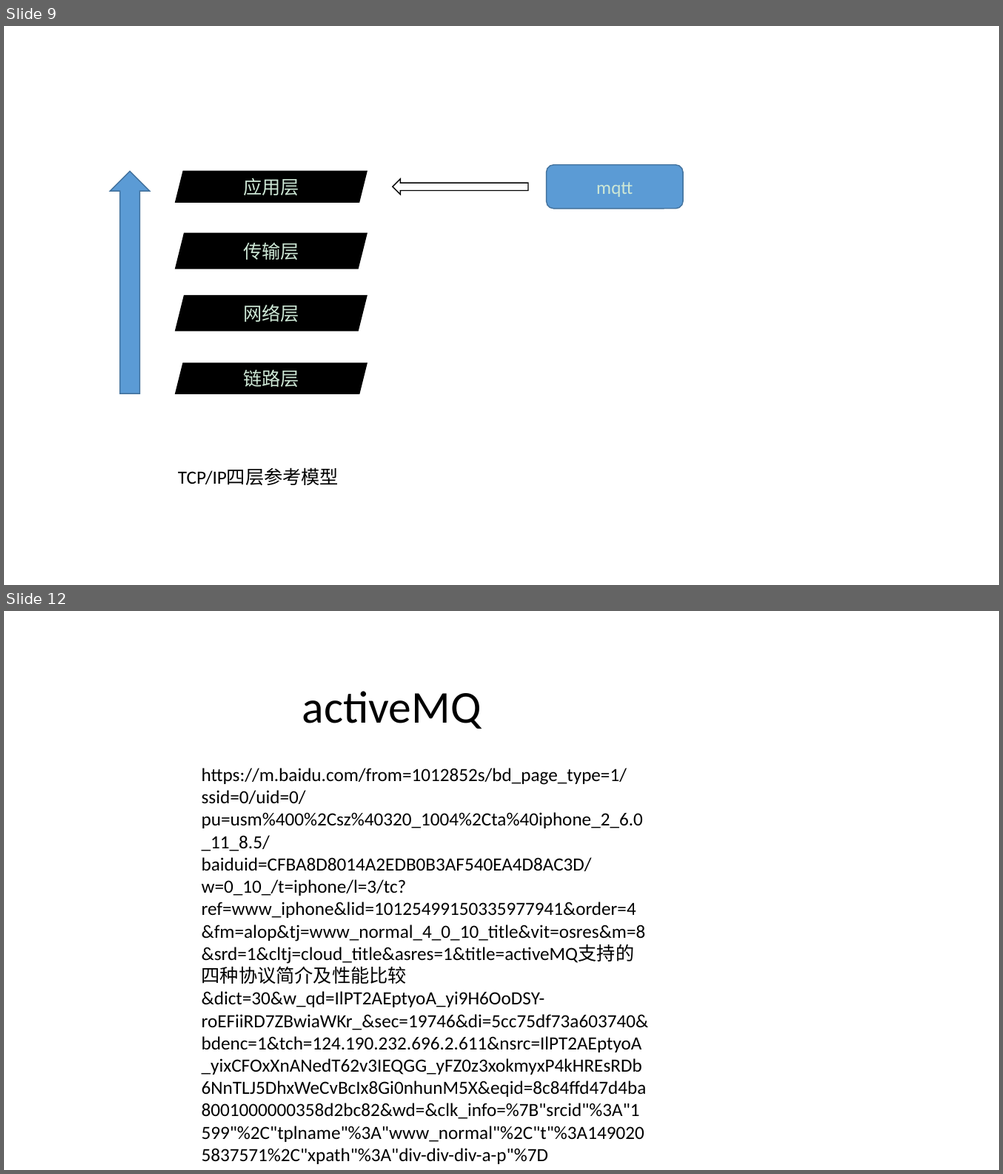
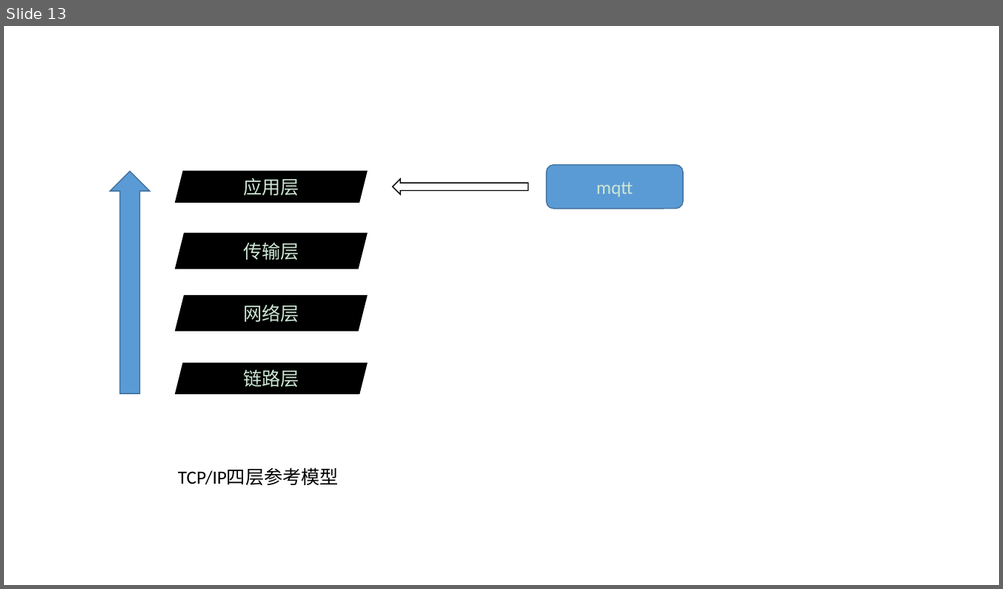
Before and after one commit to fanhuajun/notes, a slide deck: linux/MQTT.pptx. Shown one above the other, each under a label of ours: slides 9 and 12 before the commit, slide 13 after it; the slides between them are not shown. The pictures are 1003x1174 and 1003x589 pixels, drawn with LibreOffice and Linux fonts; fonts in the diff are those of the drawing. Boxes give left, top, right and bottom in pixels: in the first picture for what was removed or moved away, otherwise in the second. Text is boxed around its words. In the diff, an @@ line names an element or a change of style, - is before the commit and + after.

```diff
--- a/linux/MQTT.pptx
+++ b/linux/MQTT.pptx
@@ slide 12 removed at bbox=[4, 611, 999, 1170], background #CDE7D5 @@
@@ text removed at bbox=[302, 691, 481, 729] @@
-activeMQ
@@ text removed at bbox=[202, 768, 649, 1165] @@
-https://m.baidu.com/from=1012852s/bd_page_type=1/ssid=0/uid=0/pu=usm%400%2Csz%40320_1004%2Cta%40iphone_2_6.0_11_8.5/baiduid=CFBA8D8014A2EDB0B3AF540EA4D8AC3D/w=0_10_/t=iphone/l=3/tc?ref=www_iphone&lid=10125499150335977941&order=4&fm=alop&tj=www_normal_4_0_10_title&vit=osres&m=8&srd=1&cltj=cloud_title&asres=1&title=activeMQ支持的四种协议简介及性能比较&dict=30&w_qd=IlPT2AEptyoA_yi9H6OoDSY-roEFiiRD7ZBwiaWKr_&sec=19746&di=5cc75df73a603740&bdenc=1&tch=124.190.232.696.2.611&nsrc=IlPT2AEptyoA_yixCFOxXnANedT62v3IEQGG_yFZ0z3xokmyxP4kHREsRDb6NnTLJ5DhxWeCvBcIx8Gi0nhunM5X&eqid=8c84ffd47d4ba8001000000358d2bc82&wd=&clk_info=%7B"srcid"%3A"1599"%2C"tplname"%3A"www_normal"%2C"t"%3A1490205837571%2C"xpath"%3A"div-div-div-a-p"%7D
@@ what was slide 9 is now slide 13 @@
```
Also in this commit, not shown: 2 slides changed, 5 slides added, 3 other slides removed, 4 other files.
